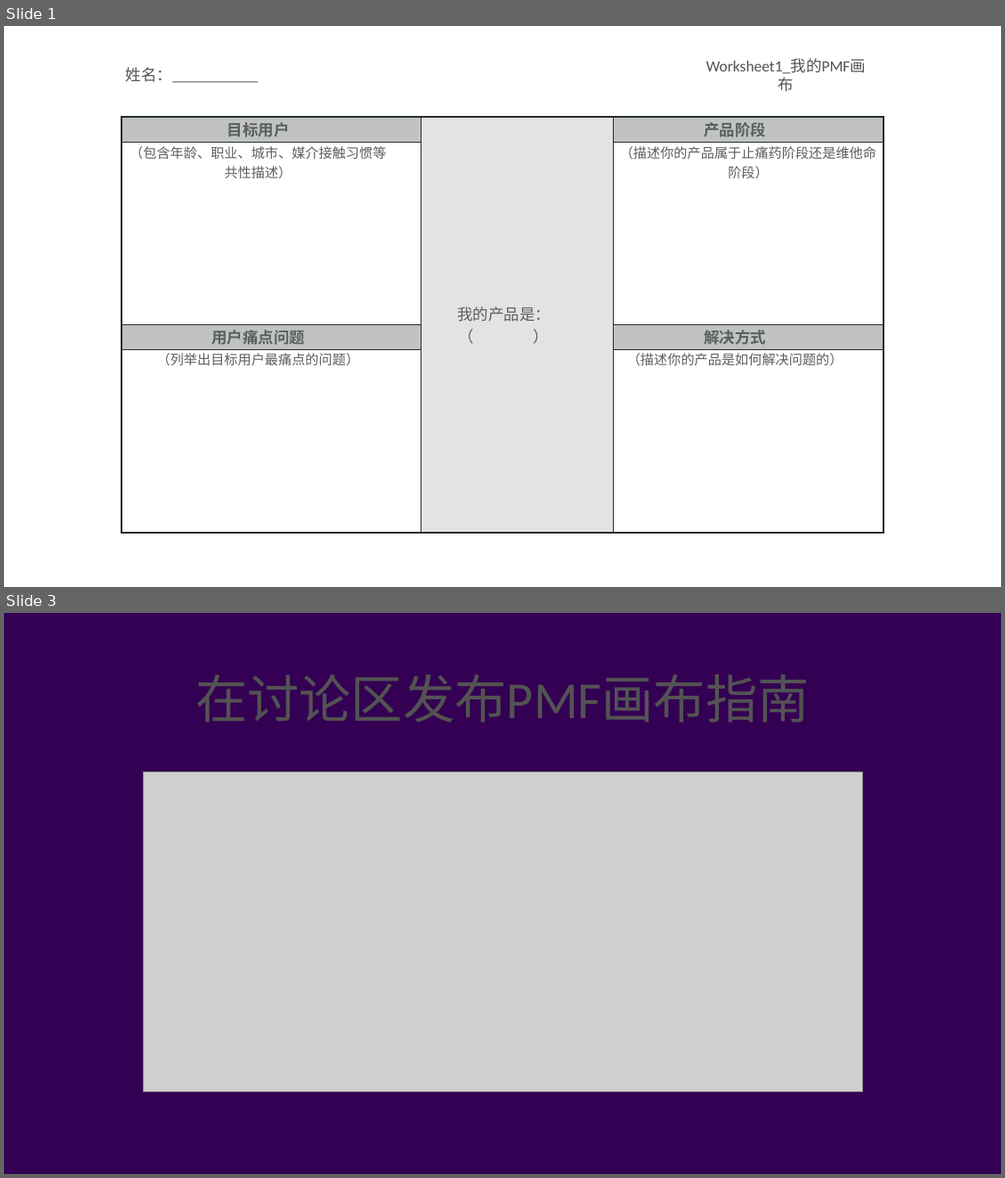
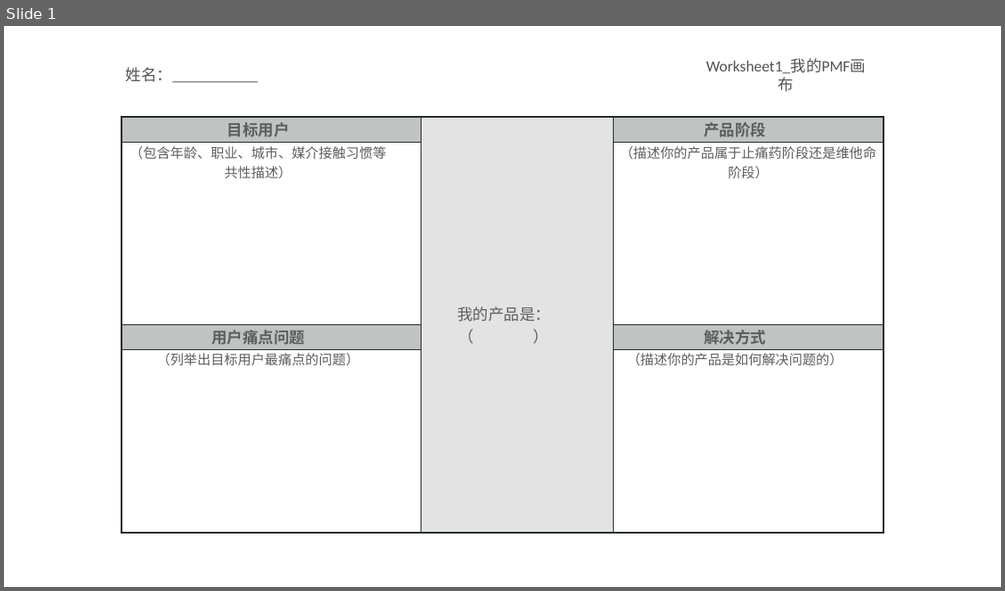
Before and after one commit to BPteach/MKG101-Exercise-Files, a slide deck: 第二章/1_Worksheet1_姓名_我的PMF画布.pptx. Shown one above the other, each under a label of ours: slides 1 and 3 before the commit, slide 1 after it; the slides between them are not shown. The pictures are 1005x1178 and 1005x591 pixels, drawn with LibreOffice and Linux fonts; fonts in the diff are those of the drawing; grey boxes stand for pictures; background and template pictures are left out. Boxes give left, top, right and bottom in pixels: in the first picture for what was removed or moved away, otherwise in the second. Text is boxed around its words. In the diff, an @@ line names an element or a change of style, - is before the commit and + after.

```diff
--- a/第二章/1_Worksheet1_姓名_我的PMF画布.pptx
+++ b/第二章/1_Worksheet1_姓名_我的PMF画布.pptx
@@ slide 3 removed at box(4, 613, 1001, 1174), background picture (left out) @@
@@ title removed at box(195, 674, 809, 722) @@
-在讨论区发布PMF画布指南
@@ picture removed at box(143, 771, 862, 1091) @@
```
Also in this commit, not shown: 1 slide changed, 2 other slides removed, 6 other files.
